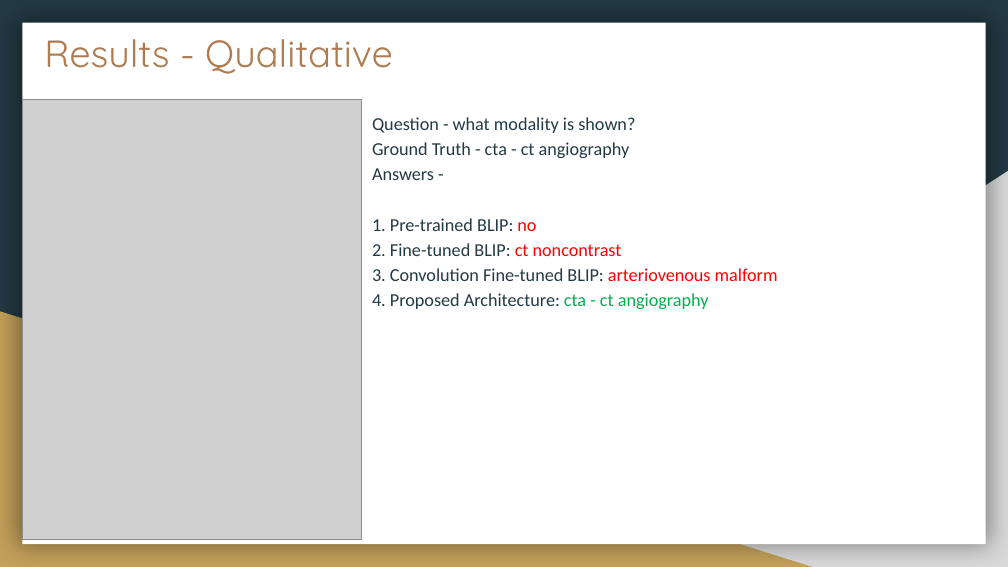
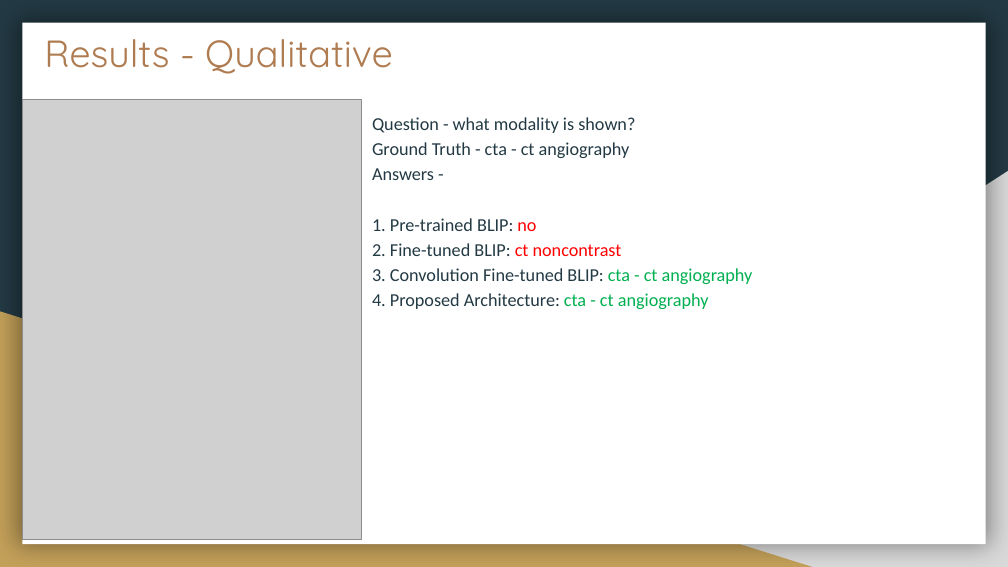
Before and after one commit to KumarAditya98/GWU-Capstone, a slide deck: slide 15 of presentation/Final_PPT.pptx. Drawn at 1008x567 pixels with LibreOffice and Linux fonts; fonts in the diff are those of the drawing; grey boxes stand for pictures. Boxes give left, top, right and bottom in pixels: in the first picture for what was removed or moved away, otherwise in the second. Text is boxed around its words. In the diff, an @@ line names an element or a change of style, - is before the commit and + after.

```diff
--- a/presentation/Final_PPT.pptx
+++ b/presentation/Final_PPT.pptx
@@ text at (372,117,753,309): text changed @@
-Question - what modality is shown?
-Ground Truth - cta - ct angiography
-Answers -
-1. Pre-trained BLIP: no
-2. Fine-tuned BLIP: ct noncontrast
-3. Convolution Fine-tuned BLIP: arteriovenous malform
-4. Proposed Architecture: cta - ct angiography
+Question - what modality is shown?
+Ground Truth - cta - ct angiography
+Answers -
+1. Pre-trained BLIP: no
+2. Fine-tuned BLIP: ct noncontrast
+3. Convolution Fine-tuned BLIP: cta - ct angiography
+4. Proposed Architecture: cta - ct angiography
```
Also in this commit, not shown: 1 other slide changed, 1 other file.
